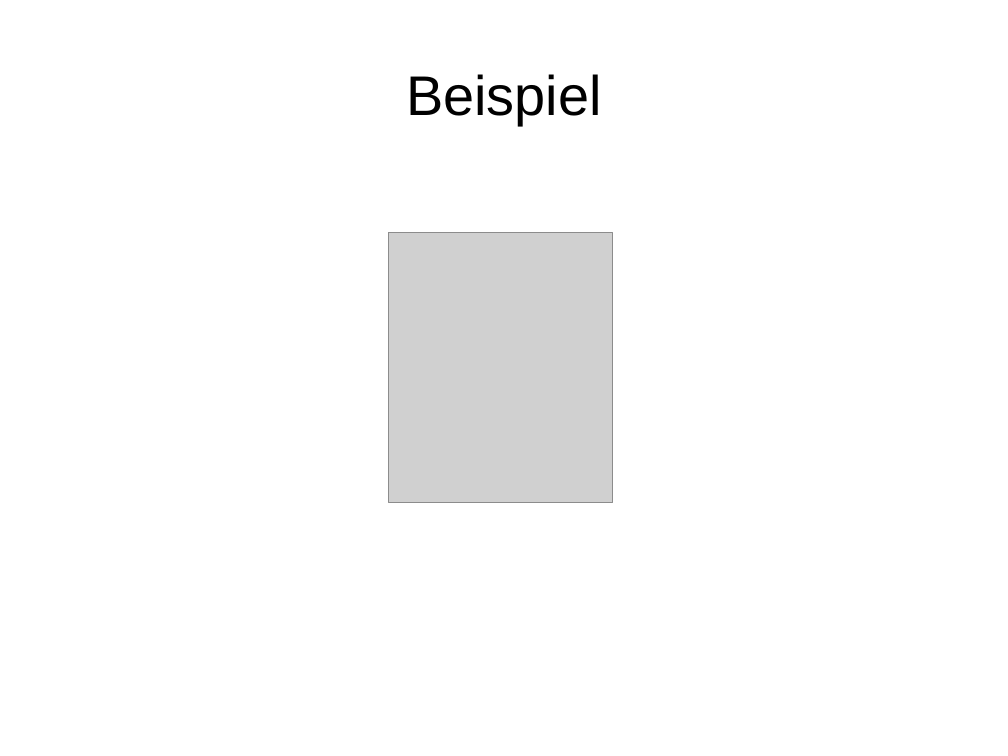
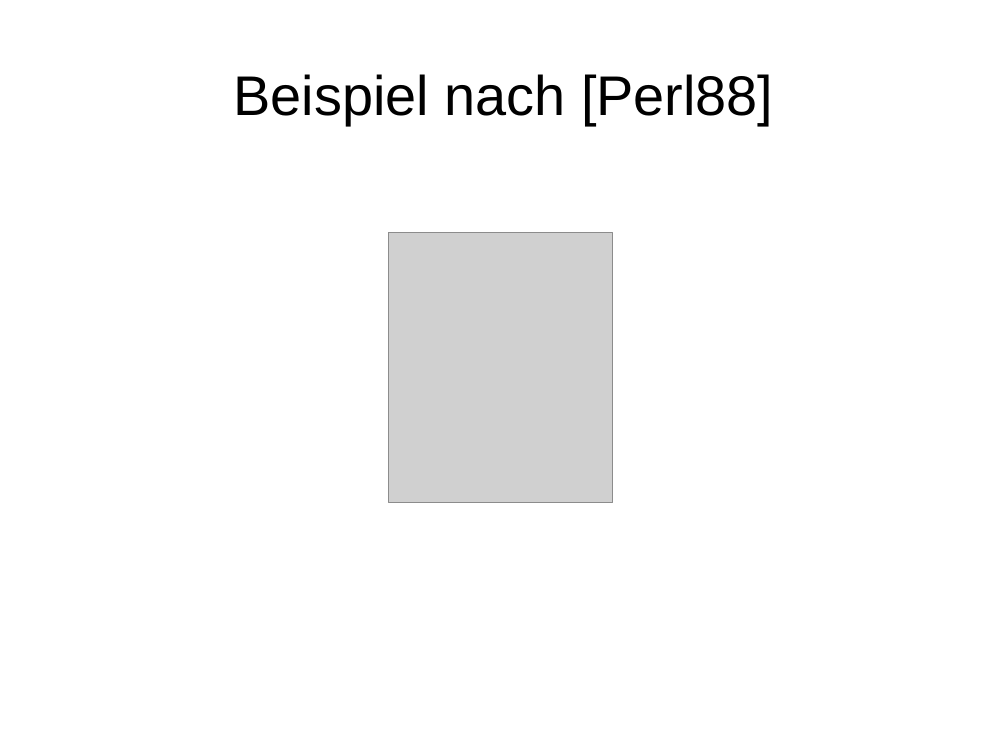
Before and after one commit to davidReward/robotik, a slide deck: slide 6 of praesi.odp. Drawn at 1008x756 pixels with LibreOffice and Linux fonts; fonts in the diff are those of the drawing; grey boxes stand for pictures. Boxes give left, top, right and bottom in pixels: in the first picture for what was removed or moved away, otherwise in the second. Text is boxed around its words. In the diff, an @@ line names an element or a change of style, - is before the commit and + after.

```diff
--- a/praesi.odp
+++ b/praesi.odp
@@ title at box(233, 74, 773, 125): text changed @@
-Beispiel
+Beispiel nach [Perl88]
```
Also in this commit, not shown: 3 other slides changed, 1 slide added, 3 other files.
